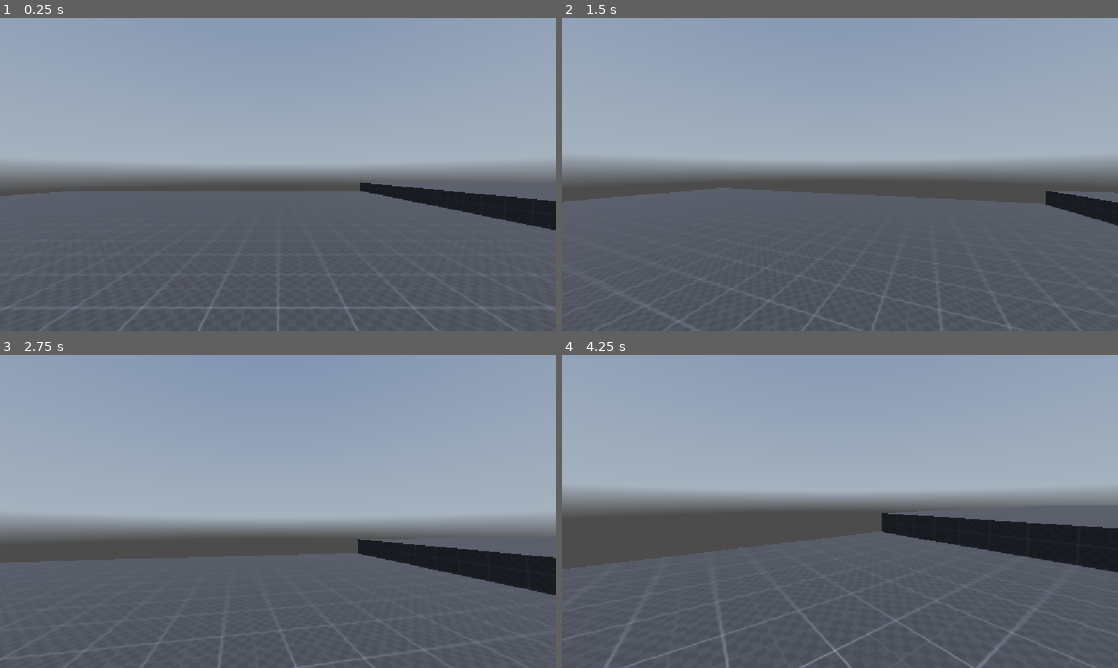
Above: before the commit, frames 1-4 (two rows, left to right).
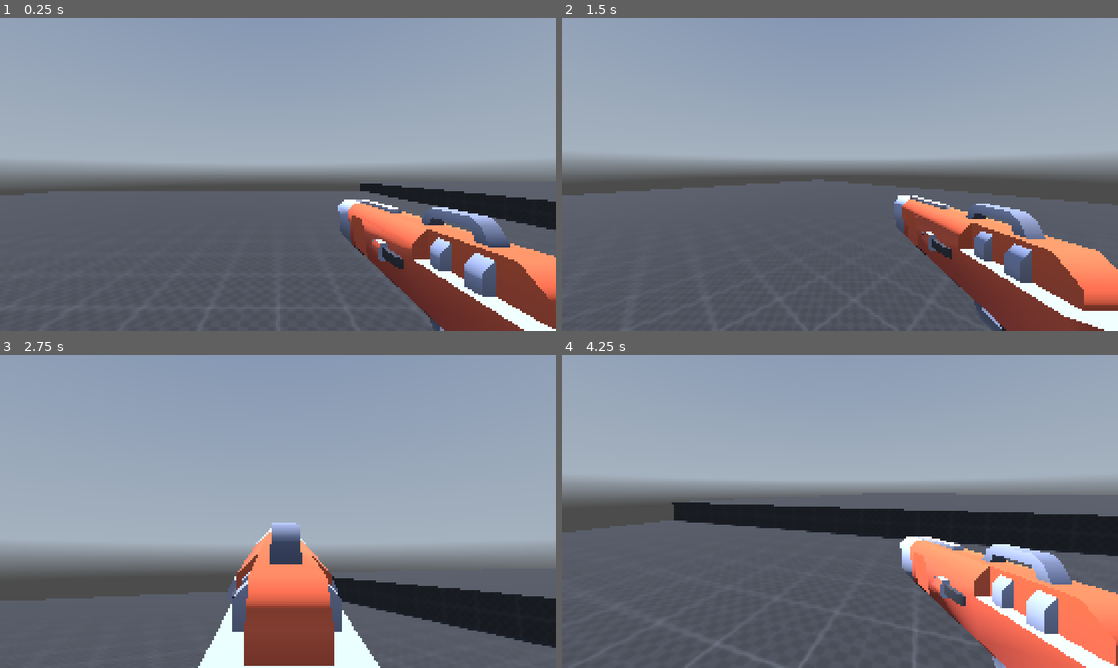
Above: after the commit, the same moments.

Repository: EcraepNahte/jump-the-moon
Game: Godot game, scene res://scenes/main.tscn
Two runs of this game, one before a commit and one after it. Both use one fixed random seed, a clock stepped at 60 frames per second and the inputs below. A sky picture missing from this copy of the repository is replaced by a grey-blue gradient.
Inputs (mouse positions are in pixels of both pictures, inside the frame that each line leads up to):
- Up to frame 1 (0.25 s): no input
- Up to frame 2 (1.5 s): move the mouse to (867, 174) at 0.52 s; hold Ctrl (crouch) 0.53-1.28 s; hold W (forward) from 0.53 s (still down); tap Space (jump) at 0.77, 1.07 s; tap Shift (sprint) at 0.8, 1.35 s; move the mouse to (812, 174) at 1.27 s
- Up to frame 3 (2.75 s): keep holding W (forward); tap Space (jump) at 1.52, 1.82 s; right-click (250, 511) at 1.55 s; move the mouse to (289, 505) at 2.02 s; hold Right mouse button (aim, bound only after the commit) from 2.03 s (still down); click (289, 505) at 2.3 s
- Up to frame 4 (4.25 s): keep holding W (forward); move the mouse to (834, 517) at 2.77 s; release Right mouse button (aim, bound only after the commit) at 2.78 s; click (834, 517) at 2.85 s; tap Space (jump) at 3.02, 3.05, 3.32, 3.6, 3.77, 4.07 s; move the mouse to (878, 514) at 3.52 s; hold Ctrl (crouch) from 3.53 s (still down)

The runs differ from the first frame. In frame 1, 10% of the frame differs, in the area x 0-100%, y 52-100%; in frame 2, 13%; in frame 3, 29%; in frame 4, 27%.

Commit message:
Add basic shooting (No projectiles)

Diff:
--- /dev/null
+++ b/objects/blaster_h_2.tscn
@@ -0,0 +1,50 @@
+[gd_scene load_steps=5 format=3 uid="uid://3vuxif7v1mhi"]
+
+[ext_resource type="PackedScene" uid="uid://bu8x0svpefgfn" path="res://kenney/Models/GLB format/blaster-h.glb" id="1_yg1ft"]
+
+[sub_resource type="Animation" id="Animation_yg1ft"]
+resource_name = "shoot"
+length = 0.1
+tracks/0/type = "value"
+tracks/0/imported = false
+tracks/0/enabled = true
+tracks/0/path = NodePath("blaster-h:position")
+tracks/0/interp = 1
+tracks/0/loop_wrap = true
+tracks/0/keys = {
+"times": PackedFloat32Array(0, 0.0001, 0.0002, 0.01, 0.1),
+"transitions": PackedFloat32Array(1, 1, 1, 1, 1),
+"update": 0,
+"values": [Vector3(0, 0, 0), Vector3(0, 0, 0), Vector3(0, 0, 0), Vector3(0, 0, 0.1), Vector3(0, 0, 0)]
+}
+
+[sub_resource type="Animation" id="Animation_a1x8e"]
+length = 0.001
+tracks/0/type = "value"
+tracks/0/imported = false
+tracks/0/enabled = true
+tracks/0/path = NodePath("blaster-h:position")
+tracks/0/interp = 1
+tracks/0/loop_wrap = true
+tracks/0/keys = {
+"times": PackedFloat32Array(0),
+"transitions": PackedFloat32Array(1),
+"update": 0,
+"values": [Vector3(0, 0, 0)]
+}
+
+[sub_resource type="AnimationLibrary" id="AnimationLibrary_mtxux"]
+_data = {
+&"RESET": SubResource("Animation_a1x8e"),
+&"shoot": SubResource("Animation_yg1ft")
+}
+
+[node name="blaster-h2" instance=ExtResource("1_yg1ft")]
+
+[node name="blaster-h" parent="." index="0"]
+cast_shadow = 0
+
+[node name="AnimationPlayer" type="AnimationPlayer" parent="." index="1"]
+libraries = {
+&"": SubResource("AnimationLibrary_mtxux")
+}
--- a/project.godot
+++ b/project.godot
@@ -12,7 +12,7 @@
 
 config/name="Jump the Moon"
 run/main_scene="res://scenes/main.tscn"
-config/features=PackedStringArray("4.3", "GL Compatibility")
+config/features=PackedStringArray("4.5", "GL Compatibility")
 config/icon="res://icon.svg"
 
 [autoload]
@@ -21,6 +21,8 @@
 
 [display]
 
+window/size/viewport_width=2304
+window/size/viewport_height=1296
 window/stretch/mode="canvas_items"
 
 [input]
@@ -87,6 +89,18 @@
 , Object(InputEventJoypadButton,"resource_local_to_scene":false,"resource_name":"","device":-1,"button_index":6,"pressure":0.0,"pressed":false,"script":null)
 ]
 }
+shoot={
+"deadzone": 0.2,
+"events": [Object(InputEventMouseButton,"resource_local_to_scene":false,"resource_name":"","device":-1,"window_id":0,"alt_pressed":false,"shift_pressed":false,"ctrl_pressed":false,"meta_pressed":false,"button_mask":1,"position":Vector2(315, 10),"global_position":Vector2(334, 106),"factor":1.0,"button_index":1,"canceled":false,"pressed":true,"double_click":false,"script":null)
+, Object(InputEventJoypadMotion,"resource_local_to_scene":false,"resource_name":"","device":-1,"axis":5,"axis_value":1.0,"script":null)
+]
+}
+aim={
+"deadzone": 0.2,
+"events": [Object(InputEventMouseButton,"resource_local_to_scene":false,"resource_name":"","device":-1,"window_id":0,"alt_pressed":false,"shift_pressed":false,"ctrl_pressed":false,"meta_pressed":false,"button_mask":2,"position":Vector2(566, 16),"global_position":Vector2(585, 112),"factor":1.0,"button_index":2,"canceled":false,"pressed":true,"double_click":false,"script":null)
+, Object(InputEventJoypadMotion,"resource_local_to_scene":false,"resource_name":"","device":-1,"axis":4,"axis_value":1.0,"script":null)
+]
+}
 
 [rendering]
 
--- a/scenes/player.tscn
+++ b/scenes/player.tscn
@@ -1,6 +1,7 @@
-[gd_scene load_steps=4 format=3 uid="uid://0xontrpulfdl"]
+[gd_scene load_steps=5 format=3 uid="uid://0xontrpulfdl"]
 
-[ext_resource type="Script" path="res://scripts/player.gd" id="1_3vyb7"]
+[ext_resource type="Script" uid="uid://bc5etd7l82knw" path="res://scripts/player.gd" id="1_3vyb7"]
+[ext_resource type="PackedScene" uid="uid://3vuxif7v1mhi" path="res://objects/blaster_h_2.tscn" id="2_g2els"]
 
 [sub_resource type="CapsuleShape3D" id="CapsuleShape3D_g2els"]
 
@@ -22,6 +23,11 @@
 
 [node name="Camera3D" type="Camera3D" parent="Head"]
 
+[node name="Hand" type="Node3D" parent="Head"]
+transform = Transform3D(1, 0, 0, 0, 1, 0, 0, 0, 1, 0.3, -0.2, -0.5)
+
+[node name="blaster-h3" parent="Head/Hand" instance=ExtResource("2_g2els")]
+
 [node name="CrouchRaycast" type="RayCast3D" parent="."]
 target_position = Vector3(0, 1, 0)
 
--- a/scripts/player.gd
+++ b/scripts/player.gd
@@ -4,10 +4,13 @@
 @onready var standing_collision_shape = $StandingCollisionShape
 @onready var crouching_collision_shape = $CrouchingCollisionShape
 @onready var head = $Head
+@onready var hand = $Head/Hand
+@onready var camera_3d = $Head/Camera3D
 @onready var crouch_raycast = $CrouchRaycast
 @onready var front_face = $LedgeRaycasts/FrontFace
 @onready var top_of_ledge = $LedgeRaycasts/TopOfLedge
 @onready var high_ledge: RayCast3D = $LedgeRaycasts/HighLedge
+@onready var gun_anim: AnimationPlayer = $"Head/Hand/blaster-h3/AnimationPlayer"
 
 const JUMP_VELOCITY = 4.5
 const LEDGE_JUMP_VELOCITY = 6.0
@@ -19,10 +22,16 @@
 const CROUCHING_HEAD_HEIGHT = 0.0
 const LERP_SPEED = 5.0
 const JUMPS = 1
+const HAND_START_POS = Vector3(0.3, -0.2, -0.5)
+const HAND_AIM_POS = Vector3(0.0, -0.15, -0.5)
+const NORMAL_FOV = 75.0
+const AIM_FOV = 55.0
+const SPRINT_FOV = 90.0
 
 var move_speed = 5.0
 var sprinting = false
 var crouching = false
+var aiming = false
 var trying_to_stand = false
 var grabbing_ledge = false
 var jump_count = 0
@@ -75,7 +84,7 @@
 	else:
 		jump_count = 0
 
-	# Handle jump.
+	# Handle jump
 	if Input.is_action_just_pressed("jump") and jump_count < JUMPS:
 		if grabbing_ledge:
 			velocity.y = LEDGE_JUMP_VELOCITY
@@ -109,16 +118,39 @@
 	elif crouching:
 		_crouch(delta)
 
+	# Handle Shoot
+	if Input.is_action_pressed("shoot"):
+		if not gun_anim.is_playing():
+			gun_anim.play("shoot")
+
+	# Handle Aim
+	aiming = Input.is_action_pressed("aim")
+
 	if grabbing_ledge:
 		move_speed = BASE_MOVE_SPEED * LEDGE_GRAB_MULTIPLIER
+		aiming = false
 		if velocity.y < 0.0:
 			velocity.y = 0.0
-	elif crouching:
+	elif crouching or aiming:
 		move_speed = BASE_MOVE_SPEED * CROUCH_MULTIPLIER
 	elif sprinting:
 		move_speed = BASE_MOVE_SPEED * SPRINT_MULTIPLIER
+		aiming = false
 	else:
 		move_speed = BASE_MOVE_SPEED
+
+	if aiming:
+		hand.position = lerp(hand.position, HAND_AIM_POS, delta * LERP_SPEED)
+	else:
+		hand.position = lerp(hand.position, HAND_START_POS, delta * LERP_SPEED)
+
+
+	if aiming:
+		camera_3d.fov = lerp(camera_3d.fov, AIM_FOV, delta * LERP_SPEED)
+	elif sprinting:
+		camera_3d.fov = lerp(camera_3d.fov, SPRINT_FOV, delta * LERP_SPEED)
+	else:
+		camera_3d.fov = lerp(camera_3d.fov, NORMAL_FOV, delta * LERP_SPEED)
 
 
 	# Get the input direction and handle the movement/deceleration.
Not shown, added: kenney/License.txt
Binary file added: kenney/Models/FBX format/Textures/colormap.png
Not shown, added: kenney/Models/FBX format/Textures/colormap.png.import
Binary file added: kenney/Models/FBX format/blaster-a.fbx
Not shown, added: kenney/Models/FBX format/blaster-a.fbx.import
Binary file added: kenney/Models/FBX format/blaster-b.fbx
Not shown, added: kenney/Models/FBX format/blaster-b.fbx.import
Binary file added: kenney/Models/FBX format/blaster-c.fbx
Not shown, added: kenney/Models/FBX format/blaster-c.fbx.import
Binary file added: kenney/Models/FBX format/blaster-d.fbx
Not shown, added: kenney/Models/FBX format/blaster-d.fbx.import
Binary file added: kenney/Models/FBX format/blaster-e.fbx
(and 362 more such lines)
